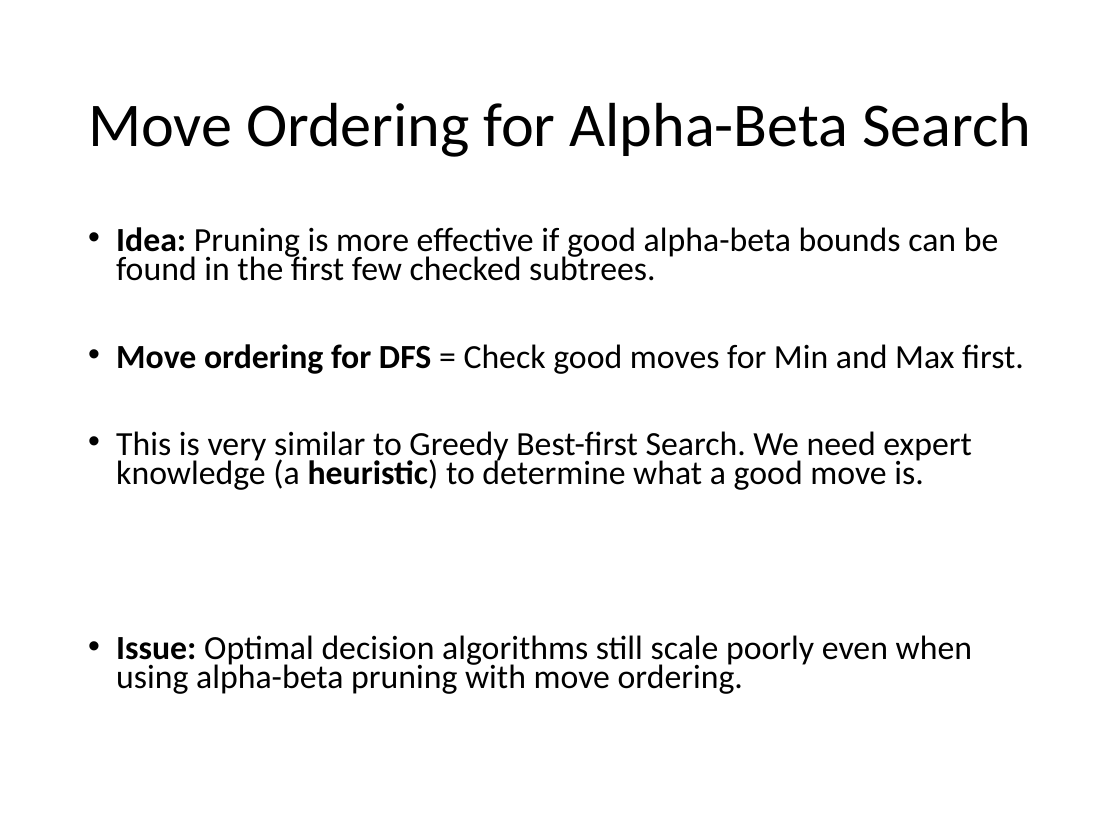
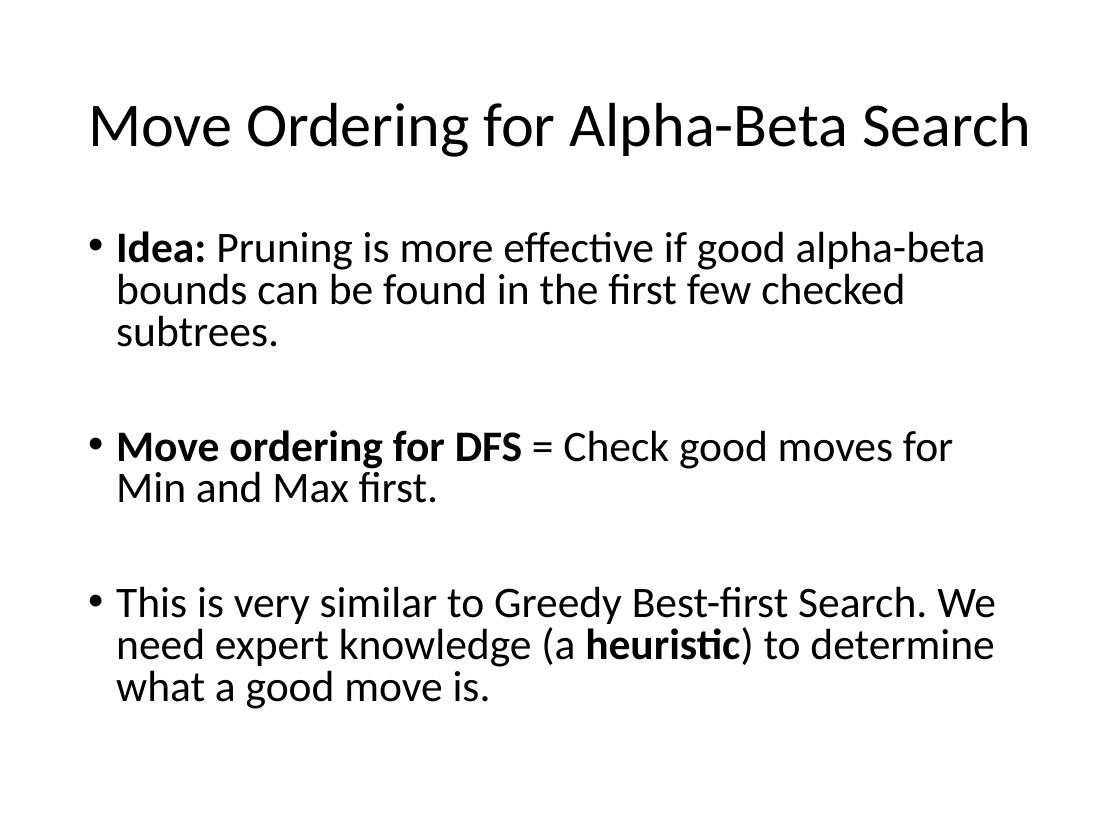
Before and after one commit to mhahsler/CS7320-AI, a slide deck: slide 26 of slides/05_games.pptx. Drawn at 1120x840 pixels with LibreOffice and Linux fonts; fonts in the diff are those of the drawing. Boxes give left, top, right and bottom in pixels: in the first picture for what was removed or moved away, otherwise in the second. Text is boxed around its words. In the diff, an @@ line names an element or a change of style, - is before the commit and + after.

```diff
--- a/slides/05_games.pptx
+++ b/slides/05_games.pptx
@@ text "Idea: Pruning is more effective ..." at [116,231,996,709]: size 21.7 to 28 pt; line spacing 0.7 to 0.8 @@
@@ text at [116,635,972,694]: paragraph removed @@
-• Issue: Optimal decision algorithms still scale poorly even when using alpha-beta pruning with move ordering.
```
Also in this commit, not shown: 6 other slides changed, 1 slide added, 1 other file.
